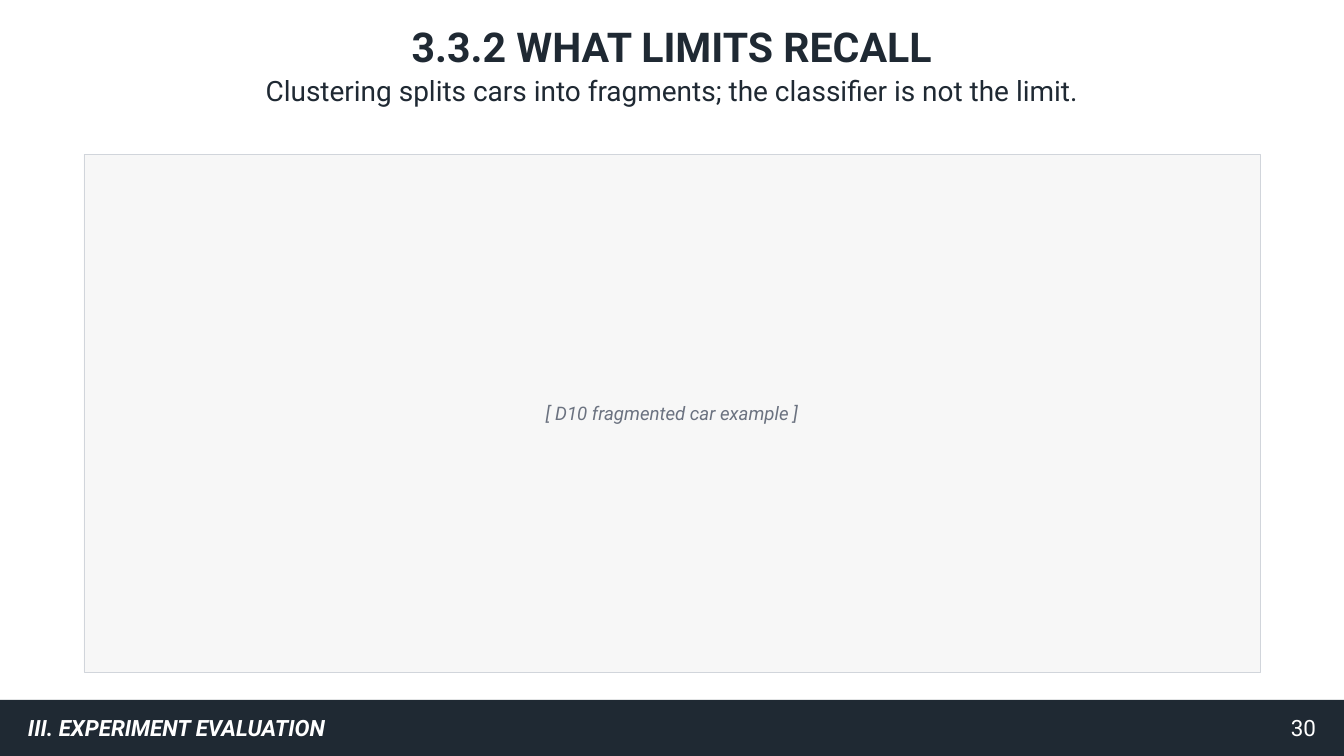
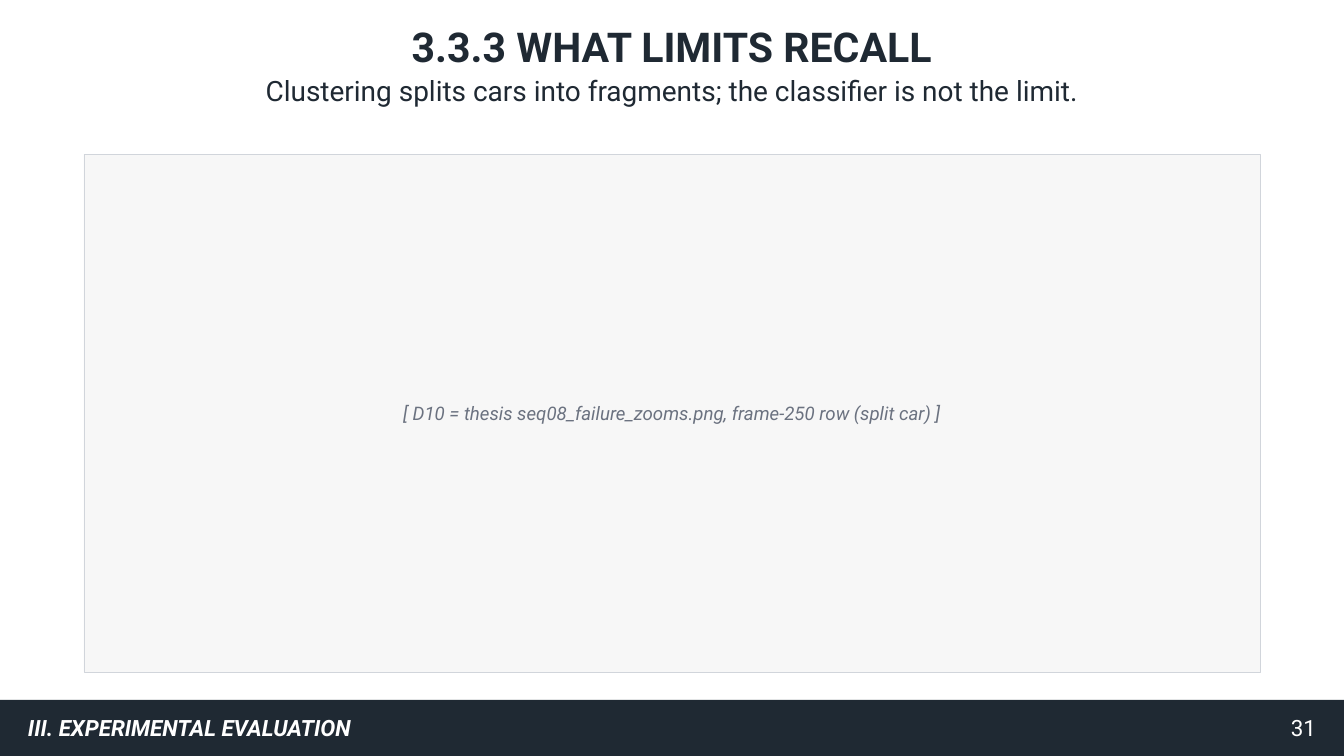
Before and after one commit to gooners006/LIDAR_Segmentation, a slide deck: slide 31 of docs/defense/deck_v2.pptx (slide 30 before the commit). Drawn at 1344x756 pixels with LibreOffice and Linux fonts; fonts in the diff are those of the drawing. Boxes give left, top, right and bottom in pixels: in the first picture for what was removed or moved away, otherwise in the second. Text is boxed around its words. In the diff, an @@ line names an element or a change of style, - is before the commit and + after.

```diff
--- a/docs/defense/deck_v2.pptx
+++ b/docs/defense/deck_v2.pptx
@@ text at (412,32,931,63): text changed @@
-3.3.2 WHAT LIMITS RECALL
+3.3.3 WHAT LIMITS RECALL
@@ text at (413,405,931,424): text changed @@
-[ D10 fragmented car example ]
+[ D10 = thesis seq08_failure_zooms.png, frame-250 row (split car) ]
@@ text at (28,720,351,737): text changed @@
-III. EXPERIMENT EVALUATION
+III. EXPERIMENTAL EVALUATION
@@ text at (1291,720,1316,737): text changed @@
-30
+31
```
Also in this commit, not shown: 44 other slides changed, 9 slides added, 7 slides removed, 48 other files.
